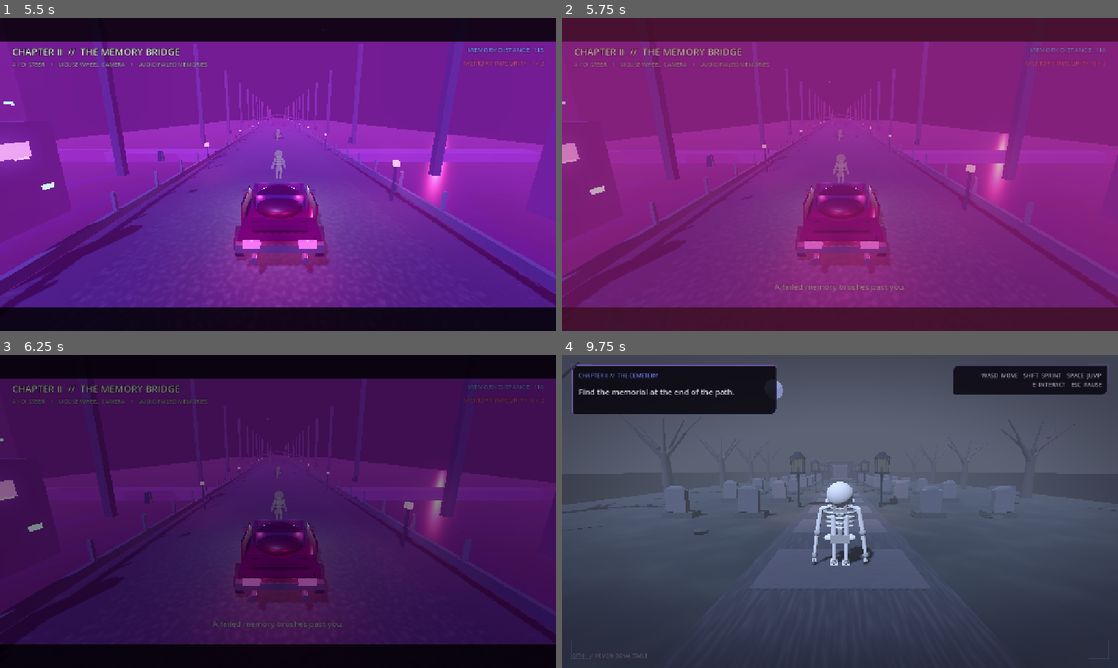
Above: before the commit, frames 1-4 (two rows, left to right).
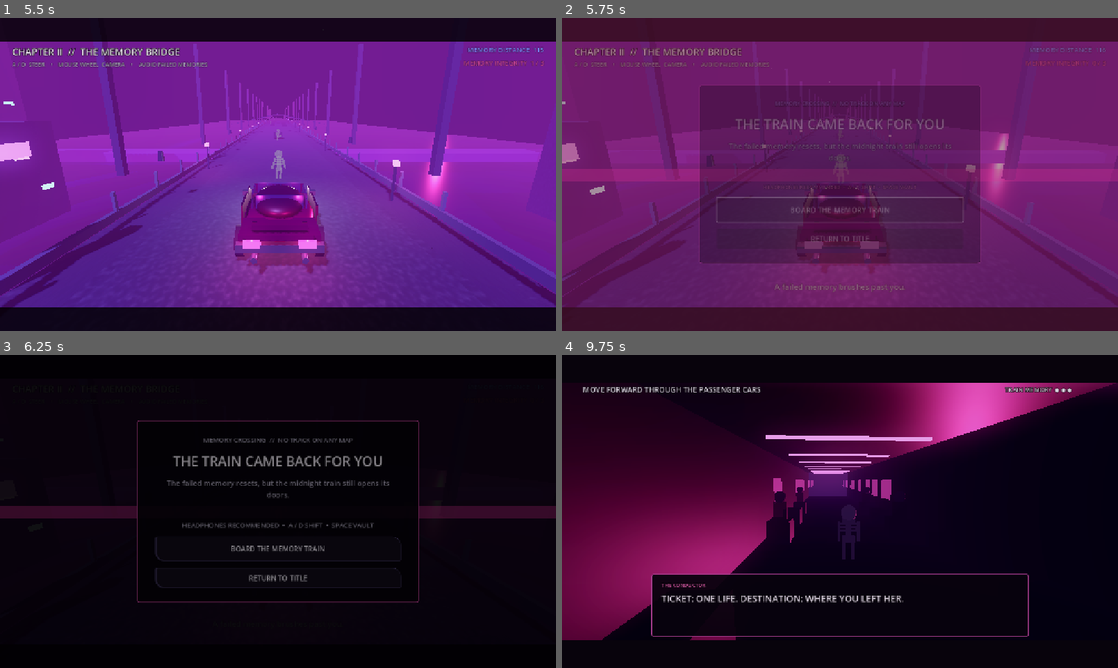
Above: after the commit, the same moments.

Repository: fuzeonspotify/outoftime
Game: Godot game, scene res://scenes/road_memory.tscn
Same seed, same stepped clock (60 frames per second), same inputs: the game is played once before the commit and once after it. This scene is started directly instead of the project's main scene.
Inputs (mouse positions are in pixels of both pictures, inside the frame that each line leads up to):
- Up to frame 1 (5.5 s): tap Enter (ui_accept) at 0.5, 0.77, 1.52, 3.02, 3.77, 4.52 s; move the mouse to (400, 158) at 0.52 s; hold D (move_right) 0.53-1.28 s; tap 1 at 0.6 s; click (400, 158) at 0.67 s; move the mouse to (166, 190) at 1.27 s; hold S 1.28-2.03 s; tap 2 at 1.35 s; move the mouse to (333, 105) at 2.02 s; hold D (move_right) 2.03-2.78 s; tap 3 at 2.1 s; move the mouse to (250, 237) at 2.77 s; hold W 2.78-3.53 s; tap 4 at 2.85 s; click (250, 237) at 2.92 s; tap A (move_left) at 3.5 s; move the mouse to (444, 221) at 3.52 s; hold A (move_left) 3.53-5.03 s; tap Space at 3.6 s; move the mouse to (111, 127) at 4.27 s; tap Shift at 4.35 s; move the mouse to (305, 174) at 5.02 s; hold S from 5.03 s (still down); tap E at 5.1 s; click (305, 174) at 5.17 s
- Up to frame 2 (5.75 s): keep holding S
- Up to frame 3 (6.25 s): release S at 5.75 s; click (278, 545) at 5.75 s, where only the run after the commit has a clickable "BOARD THE MEMORY TRAIN"
- Up to frame 4 (9.75 s): click (840, 549) at 6.5 s, where only the run after the commit has a clickable "BOARD THE MEMORY TRAIN"; click (840, 549) at 7.25 s, where only the run before the commit has a clickable "RETURN TO TITLE"; move the mouse to (756, 433) at 8.02 s; hold D (move_right) 8.03-8.75 s; tap 1 at 8.1 s; tap Space (jump, bound only after the commit) at 8.27 s; click (995, 505) at 8.75 s, where only the run before the commit has a clickable "BEGIN STORY"; move the mouse to (962, 495) at 9.52 s; hold W from 9.53 s (still down); tap 2 at 9.6 s

Frame 1 is identical in both runs. In frame 2, 30% of the frame differs, in the area x 0-97%, y 9-79%; in frame 3, 85%; in frame 4, 94%, in the area x 0-100%, y 0-100%.

Commit message:
Rewrite Pontiac ending for Memory Train

Diff:
--- a/scripts/world/road_memory_runtime.gd
+++ b/scripts/world/road_memory_runtime.gd
@@ -1,15 +1,125 @@
 extends "res://scripts/world/road_memory.gd"
 
-var _void_transition_started: bool = false
+var _train_transition_started: bool = false
+
+
+func _show_memory_end(failed: bool = false) -> void:
+	if _sequence_finished:
+		return
+	_sequence_finished = true
+	SFXDirector.play_transition()
+
+	var canvas: CanvasLayer = CanvasLayer.new()
+	canvas.layer = 80
+	add_child(canvas)
+
+	var dim: ColorRect = ColorRect.new()
+	dim.set_anchors_and_offsets_preset(Control.PRESET_FULL_RECT)
+	dim.color = Color(0.01, 0.002, 0.02, 0.0)
+	canvas.add_child(dim)
+
+	var crossing_flash: ColorRect = ColorRect.new()
+	crossing_flash.anchor_left = 0.0
+	crossing_flash.anchor_right = 1.0
+	crossing_flash.anchor_top = 0.48
+	crossing_flash.anchor_bottom = 0.52
+	crossing_flash.color = Color(0.86, 0.18, 0.58, 0.0)
+	canvas.add_child(crossing_flash)
+
+	var center: CenterContainer = CenterContainer.new()
+	center.set_anchors_and_offsets_preset(Control.PRESET_FULL_RECT)
+	canvas.add_child(center)
+
+	var panel: PanelContainer = PanelContainer.new()
+	panel.custom_minimum_size = Vector2(650.0, 390.0)
+	var panel_style: StyleBoxFlat = StyleBoxFlat.new()
+	panel_style.bg_color = Color(0.018, 0.008, 0.035, 0.96)
+	panel_style.border_color = Color("b83f91")
+	panel_style.set_border_width_all(2)
+	panel_style.set_corner_radius_all(6)
+	panel_style.content_margin_left = 42.0
+	panel_style.content_margin_right = 42.0
+	panel_style.content_margin_top = 34.0
+	panel_style.content_margin_bottom = 34.0
+	panel.add_theme_stylebox_override("panel", panel_style)
+	center.add_child(panel)
+
+	var stack: VBoxContainer = VBoxContainer.new()
+	stack.alignment = BoxContainer.ALIGNMENT_CENTER
+	stack.add_theme_constant_override("separation", 16)
+	panel.add_child(stack)
+
+	var eyebrow: Label = _make_transition_label("MEMORY CROSSING  //  NO TRACK ON ANY MAP", 13, Color("cb8bff"))
+	eyebrow.horizontal_alignment = HORIZONTAL_ALIGNMENT_CENTER
+	stack.add_child(eyebrow)
+
+	var heading_text: String = "THE TRAIN CAME BACK FOR YOU" if failed else "THE ROAD ENDS AT A CROSSING"
+	var heading: Label = _make_transition_label(heading_text, 31, Color("fff3fb"))
+	heading.horizontal_alignment = HORIZONTAL_ALIGNMENT_CENTER
+	stack.add_child(heading)
+
+	var note_text: String = "The failed memory resets, but the midnight train still opens its doors." if failed else "A black passenger train cuts across the water. Every window contains a version of you that never got off."
+	var note: Label = _make_transition_label(note_text, 17, Color("c8becf"))
+	note.horizontal_alignment = HORIZONTAL_ALIGNMENT_CENTER
+	note.autowrap_mode = TextServer.AUTOWRAP_WORD_SMART
+	note.custom_minimum_size = Vector2(560.0, 82.0)
+	stack.add_child(note)
+
+	var warning: Label = _make_transition_label("HEADPHONES RECOMMENDED  •  A / D SHIFT  •  SPACE VAULT", 12, Color("ef78bd"))
+	warning.horizontal_alignment = HORIZONTAL_ALIGNMENT_CENTER
+	stack.add_child(warning)
+
+	var continue_button: Button = Button.new()
+	continue_button.text = "BOARD THE MEMORY TRAIN"
+	continue_button.custom_minimum_size = Vector2(340.0, 56.0)
+	continue_button.add_theme_font_size_override("font_size", 17)
+	continue_button.pressed.connect(_continue_to_city)
+	stack.add_child(continue_button)
+
+	var return_button: Button = Button.new()
+	return_button.text = "RETURN TO TITLE"
+	return_button.custom_minimum_size = Vector2(340.0, 46.0)
+	return_button.pressed.connect(_return_to_title)
+	stack.add_child(return_button)
+
+	continue_button.grab_focus()
+	var reveal: Tween = create_tween().set_parallel(true)
+	reveal.tween_property(dim, "color:a", 0.92, 0.75)
+	reveal.tween_property(panel, "modulate:a", 1.0, 0.75).from(0.0)
+	reveal.tween_property(crossing_flash, "color:a", 0.38, 0.28)
+	await reveal.finished
+	var flash_fade: Tween = create_tween()
+	flash_fade.tween_property(crossing_flash, "color:a", 0.0, 1.1)
 
 
 func _continue_to_city() -> void:
-	if _void_transition_started:
+	if _train_transition_started:
 		return
-	_void_transition_started = true
-	SFXDirector.stop_environment(0.8)
-	var void_scene: PackedScene = StartupPreloader.get_preloaded_scene(CITY_SCENE_PATH)
-	if void_scene != null:
-		get_tree().change_scene_to_packed(void_scene)
+	_train_transition_started = true
+	SFXDirector.play_transition()
+	SFXDirector.stop_environment(1.2)
+	var fade: ColorRect = ColorRect.new()
+	fade.set_anchors_and_offsets_preset(Control.PRESET_FULL_RECT)
+	fade.color = Color(0.0, 0.0, 0.0, 0.0)
+	var canvas: CanvasLayer = CanvasLayer.new()
+	canvas.layer = 120
+	add_child(canvas)
+	canvas.add_child(fade)
+	var fade_tween: Tween = create_tween()
+	fade_tween.tween_property(fade, "color:a", 1.0, 1.0)
+	await fade_tween.finished
+	var train_scene: PackedScene = StartupPreloader.get_preloaded_scene(CITY_SCENE_PATH)
+	if train_scene != null:
+		get_tree().change_scene_to_packed(train_scene)
 	else:
 		get_tree().change_scene_to_file(CITY_SCENE_PATH)
+
+
+func _make_transition_label(text: String, font_size: int, color: Color) -> Label:
+	var label: Label = Label.new()
+	label.text = text
+	label.add_theme_font_size_override("font_size", font_size)
+	label.add_theme_color_override("font_color", color)
+	label.add_theme_color_override("font_outline_color", Color(0.0, 0.0, 0.0, 0.94))
+	label.add_theme_constant_override("outline_size", 6)
+	return label
